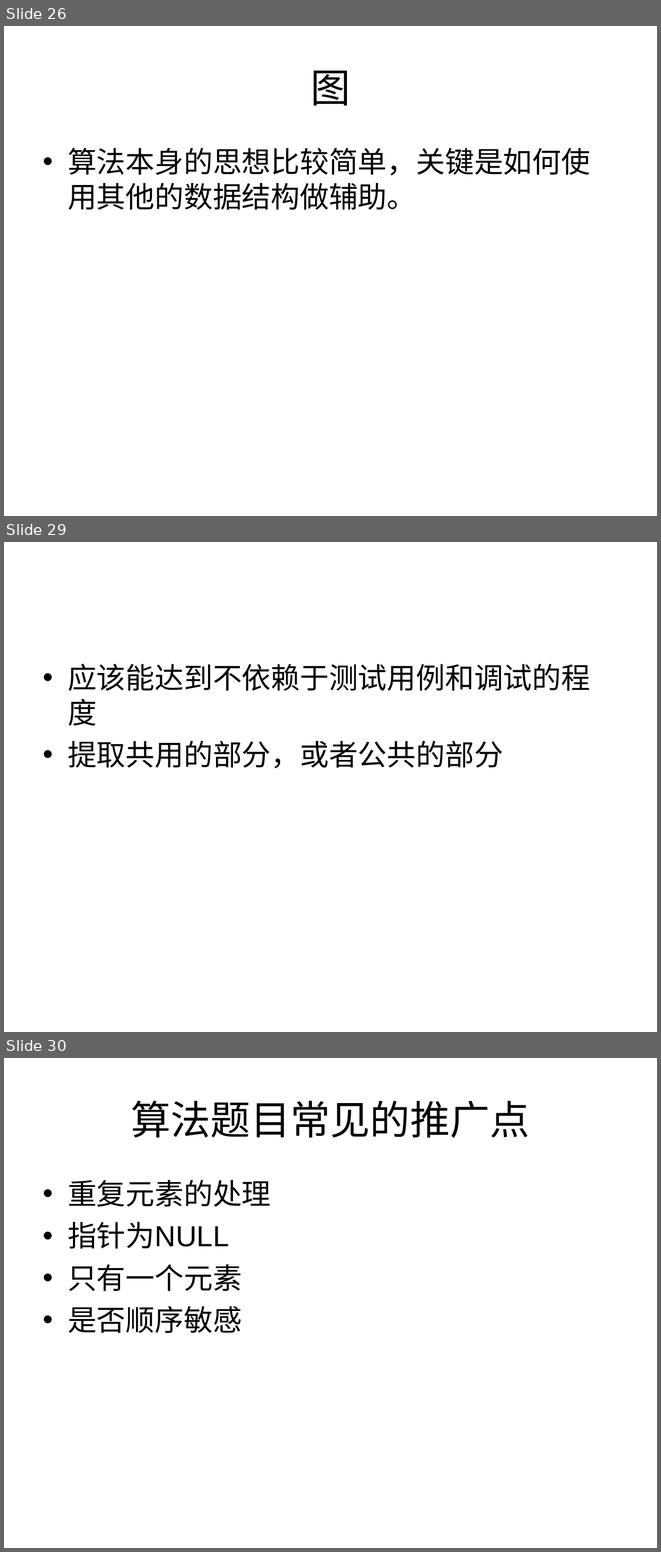
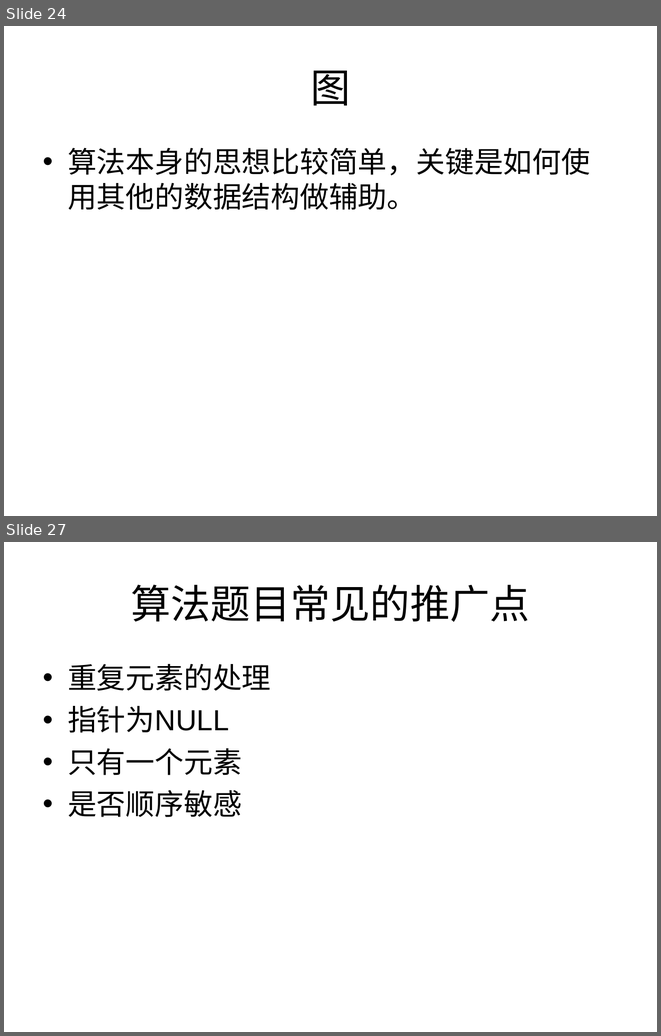
Before and after one commit to houjingbiao/leetcode, a slide deck: solutions/00conclusion.ppt. Shown one above the other, each under a label of ours: slides 26, 29 and 30 before the commit, slides 24 and 27 after it; the slides between them are not shown. The pictures are 661x1552 and 661x1036 pixels, drawn with LibreOffice and Linux fonts; fonts in the diff are those of the drawing. Boxes give left, top, right and bottom in pixels: in the first picture for what was removed or moved away, otherwise in the second. Text is boxed around its words. In the diff, an @@ line names an element or a change of style, - is before the commit and + after.

```diff
--- a/solutions/00conclusion.ppt
+++ b/solutions/00conclusion.ppt
@@ slide 29 removed at (4, 542, 657, 1032), background #FFFFFF @@
@@ text removed at (68, 663, 590, 768) @@
-• 应该能达到不依赖于测试用例和调试的程度
-• 提取共用的部分，或者公共的部分
@@ what was slide 26 is now slide 24 @@
@@ what was slide 30 is now slide 27 @@
```
Also in this commit, not shown: 4 slides changed, 2 slides added, 3 other slides removed.
